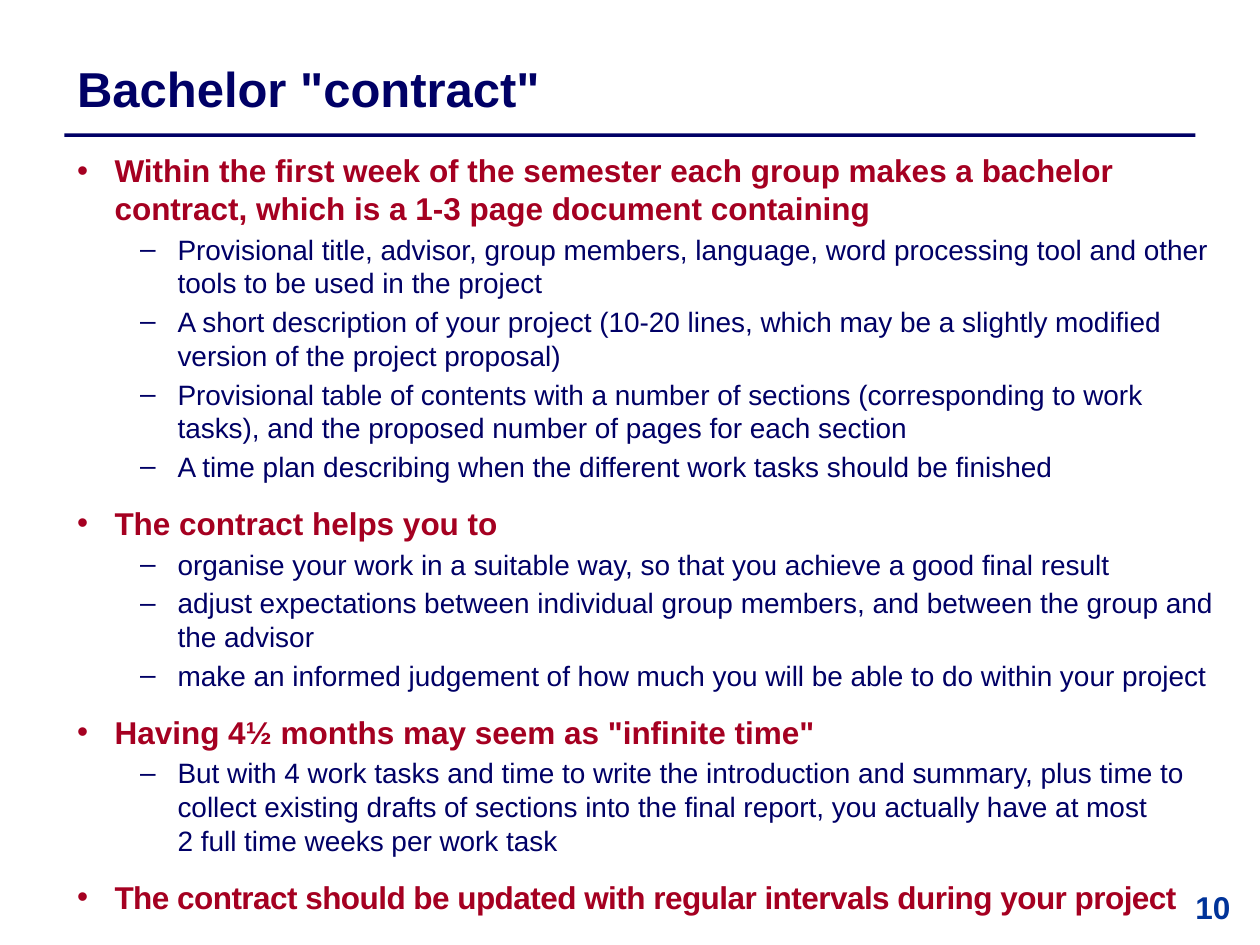
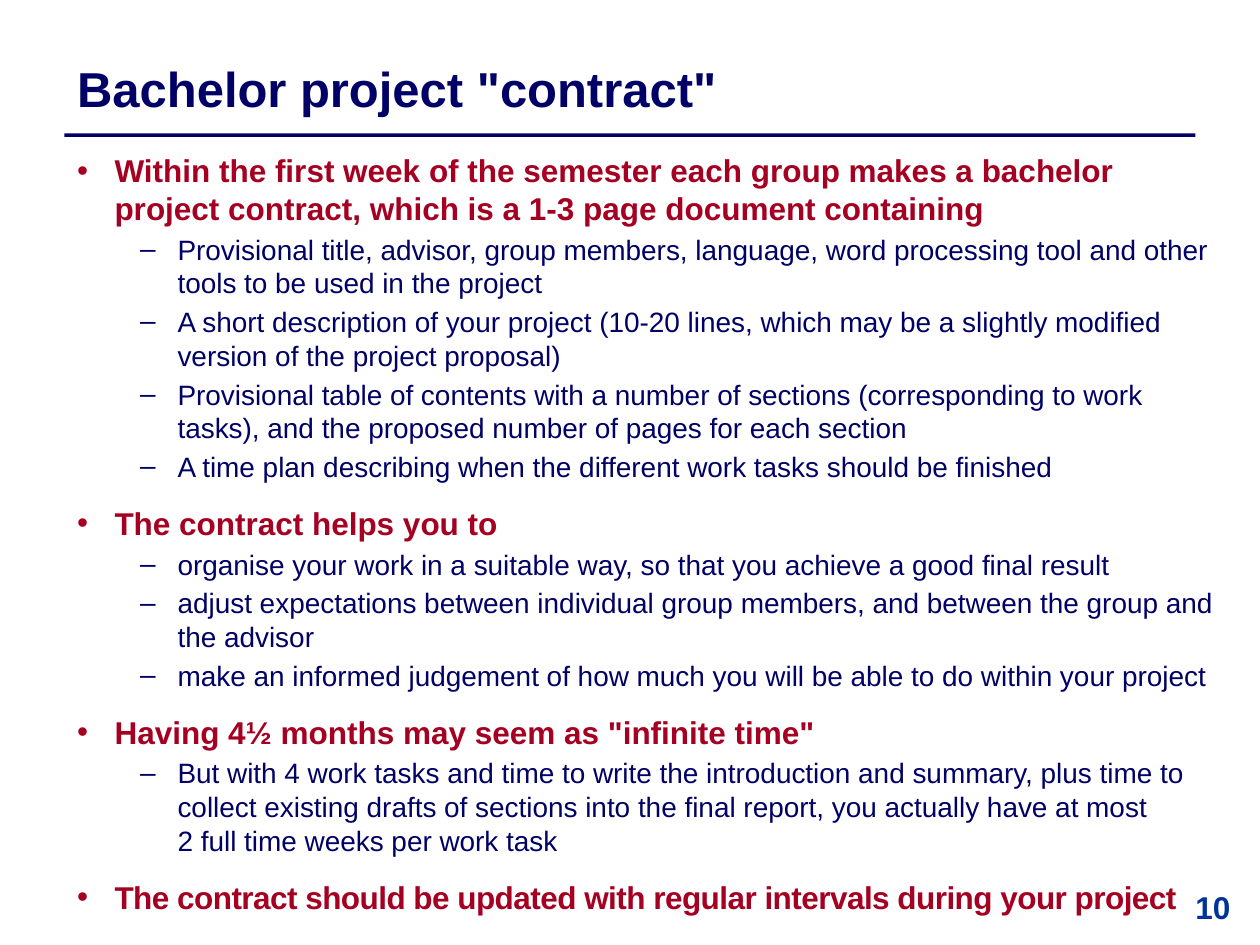
Before and after one commit to IntProgAU/Materiale, a slide deck: slide 10 of web/b22/0_info_meeting/+ Information Meeting.pptx. Drawn at 1260x945 pixels with LibreOffice and Linux fonts; fonts in the diff are those of the drawing. Boxes give left, top, right and bottom in pixels: in the first picture for what was removed or moved away, otherwise in the second. Text is boxed around its words. In the diff, an @@ line names an element or a change of style, - is before the commit and + after.

```diff
--- a/web/b22/0_info_meeting/+ Information Meeting.pptx
+++ b/web/b22/0_info_meeting/+ Information Meeting.pptx
@@ title at <box>77,71,717,117</box>: text changed @@
-Bachelor "contract"
+Bachelor project "contract"
@@ text at <box>115,159,1113,226</box>: text changed @@
-  • Within the first week of the semester each group makes a bachelor contract, which is a 1-3 page document containing
+  • Within the first week of the semester each group makes a bachelor project contract, which is a 1-3 page document containing
```
Also in this commit, not shown: 10 other slides changed, 14 other files.
